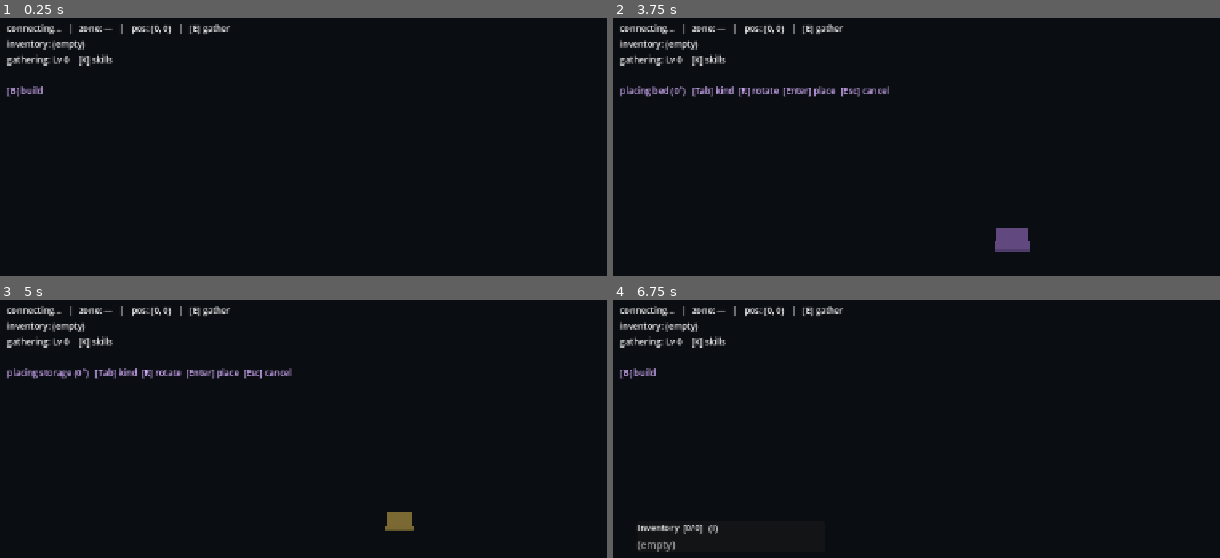
Above: before the commit, frames 1-4 (two rows, left to right).
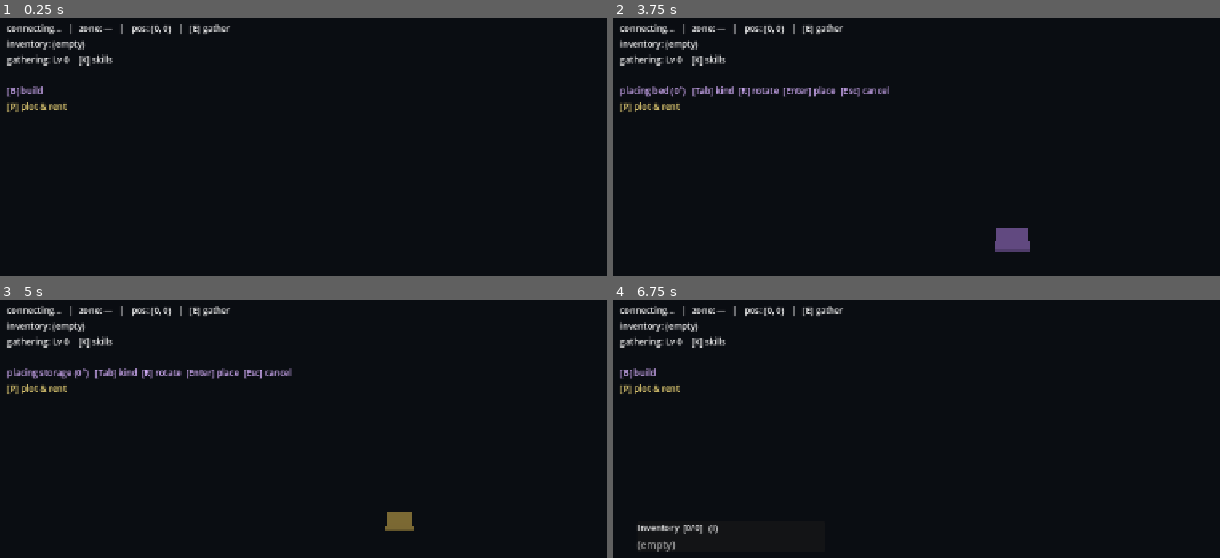
Above: after the commit, the same moments.

Repository: motagota/JESMMO
Game: Godot game, scene res://Main.tscn
Two runs of this game, one before a commit and one after it. Both use one fixed random seed, a clock stepped at 60 frames per second and the inputs below.
Inputs:
- Up to frame 1 (0.25 s): no input
- Up to frame 2 (3.75 s): tap Enter at 0.5, 2, 3.5 s; hold D 0.53-1.28 s; hold P 0.53-1.28 s; tap Space at 0.77, 1.25, 1.52, 2.75, 3.02 s; hold S 1.28-2.03 s; tap P at 1.35, 2.3, 3.05 s; hold D 2.03-2.78 s; hold F 2.03-2.78 s; hold W 2.78-3.53 s; tap E at 2.85 s; hold A from 3.53 s (still down); hold B from 3.53 s (still down)
- Up to frame 3 (5 s): keep holding A; tap Space at 3.77, 4.25, 4.52 s; tap P at 3.8, 4.55 s; release B at 4.28 s; tap Tab at 4.35 s
- Up to frame 4 (6.75 s): release A at 5.03 s; hold S 5.03-5.78 s; hold R 5.03-5.78 s; tap P at 5.3, 6.05 s; hold D 5.78-6.53 s; tap Enter at 5.85 s; tap Space at 6.02 s; hold W from 6.53 s (still down); hold P from 6.53 s (still down); tap I at 6.6 s

The runs differ from the first frame. In frame 1, 0.2% of the frame differs, in the area x 1-12%, y 32-37%; in frame 2, 0.2%; in frame 3, 0.2%; in frame 4, 0.2%.

Commit message:
Gameplay: rent system — ticker, pay/auto-pay, lapse -> reclaim (#14)
The land sink: rent must be paid periodically or a plot lapses (grace
period) then reclaims (returns to the pool), while everything the player
owned is protected. A background ticker sweeps every owned plot regardless
of connection state, auto-paying (opt-in per plot) if affordable, warning
once per due cycle, and otherwise advancing active -> lapsed -> reclaimed.

Two gaps the issue didn't resolve: no currency existed yet (added a flat
starting gold balance — no earning mechanic in Phase 1 MVP), and auto-pay
is opt-in rather than automatic-whenever-affordable, per discussion.

On reclaim, structures are demolished (despawned, dropped from each zone's
#13 proximity cache) since they belong to the land; flair is preserved,
just unattached, since it's owned by the character. Storage was never at
risk to begin with — it's character-global, not plot-scoped, per #12/#13 —
so `moved_to_storage` is legitimately always empty.

Diff:
--- a/client_godot/Main.gd
+++ b/client_godot/Main.gd
@@ -21,12 +21,15 @@
 var _skills: SkillsPanel
 var _craft: CraftPanel
 var _build_place: BuildPlace
+var _rent: RentPanel
 
 var _my_id := ""
+var _plot_id := ""
 var _seeded_position := false
 ## skill_id -> level, mirrored to the build board so it can grey gated orders.
 var _skill_levels: Dictionary = {}
 var _sleep_down := false
+var _rent_panel_down := false
 
 func _ready() -> void:
     _build_environment()
@@ -65,6 +68,9 @@
 
     _build_place = BuildPlace.new()
     add_child(_build_place)
+
+    _rent = RentPanel.new()
+    add_child(_rent)
 
     _login = Login.new()
     _login.visible = false
@@ -98,6 +104,12 @@
     if sleep and not _sleep_down and near_bed != "":
         _net.send_home_set_respawn(near_bed)
     _sleep_down = sleep
+
+    # Rent isn't tied to standing at a fixture — toggle the panel with a keypress.
+    var rent_key := Input.is_physical_key_pressed(KEY_P)
+    if rent_key and not _rent_panel_down:
+        _rent.show_panel(not _rent.visible)
+    _rent_panel_down = rent_key
 
 func _build_environment() -> void:
     var env := Environment.new()
@@ -147,6 +159,11 @@
     _net.craft_recipes.connect(func(recipes): _craft.set_recipes(recipes))
     _net.craft_made.connect(func(_recipe_id, item_id, qty): _hud.flash_gain(item_id, qty))
     _net.home_respawn_set.connect(func(_bed_id): _hud.flash_announce("Respawn point set!"))
+    _net.rent_status.connect(_on_rent_status)
+    _net.rent_warning.connect(func(_plot_id_arg, due_at): _hud.flash_announce(
+        "Rent is due soon (in %dh) — press P to pay" % maxi((due_at - int(Time.get_unix_time_from_system())) / 3600, 0)))
+    _net.rent_reclaimed.connect(func(_plot_id_arg, _moved): _hud.flash_announce(
+        "Your plot lapsed — your belongings are safe in storage, flair untouched."))
 
     _storage.do_deposit.connect(func(item_id, qty): _net.send_store_deposit(item_id, qty))
     _storage.do_withdraw.connect(func(item_id, qty): _net.send_store_withdraw(item_id, qty))
@@ -155,6 +172,8 @@
     _craft.do_craft.connect(func(recipe_id): _net.send_craft_make(recipe_id))
     _build_place.do_place.connect(func(kind, x, y, rot): _net.send_build_place(kind, x, y, rot))
     _build_place.mode_changed.connect(func(active, kind, rot): _hud.set_build_hint(active, kind, rot))
+    _rent.do_pay.connect(func(plot_id): _net.send_rent_pay(plot_id))
+    _rent.do_set_autopay.connect(func(plot_id, enabled): _net.send_rent_set_autopay(plot_id, enabled))
 
     _login.do_login.connect(func(email, pw): _save_email(email); _net.login(email, pw))
     _login.do_register.connect(func(email, pw, cname): _save_email(email); _net.register(email, pw, cname))
@@ -203,17 +222,25 @@
     _player.activate()
     _net.send_craft_list() # the recipe registry is static; pull it once per session
 
-## Gather the nearest in-range resource node (resolved from the entity manager).
-## A starter plot was (re-)assigned: draw its outline/beacon in the world, feed
-## the HUD compass, and — only on the very first grant — flash the onboarding
-## banner (#11).
-func _on_plot_assigned(_plot_id: String, district: String, bounds: Dictionary, _tier: int, just_claimed: bool) -> void:
+## A starter plot was (re-)assigned: remember its id (for rent.pay/autopay),
+## draw its outline/beacon in the world, feed the HUD compass, and — only on
+## the very first grant — flash the onboarding banner (#11).
+func _on_plot_assigned(plot_id: String, district: String, bounds: Dictionary, _tier: int, just_claimed: bool) -> void:
+    _plot_id = plot_id
     _world.show_home_plot(bounds)
     var cx := float(bounds.get("x", 0)) + float(bounds.get("w", 0)) * 0.5
     var cy := float(bounds.get("y", 0)) + float(bounds.get("h", 0)) * 0.5
     _hud.set_home(cx, cy)
     if just_claimed:
         _hud.flash_announce("Your home plot is ready, in the %s!" % district.capitalize())
+
+## Gather the nearest in-range resource node (resolved from the entity manager).
+
+## Feed a `rent.status` push (login, pay, auto-pay toggle, or a ticker-driven
+## change) to both the HUD's compact hint and the toggleable rent panel (#14).
+func _on_rent_status(plot_id: String, due_at: int, paid_through: int, state: String, auto_pay: bool, gold: int) -> void:
+    _hud.set_rent_hint(state, due_at)
+    _rent.set_status(plot_id, due_at, paid_through, state, auto_pay, gold)
 
 func _on_gather_pressed() -> void:
     var node_id := _entities.nearest_resource(_player.world_pos(), Protocol.GATHER_RANGE)
--- a/client_godot/net/NetworkClient.gd
+++ b/client_godot/net/NetworkClient.gd
@@ -33,6 +33,9 @@
 signal craft_recipes(recipes: Array)
 signal craft_made(recipe_id: String, item_id: String, qty: int)
 signal home_respawn_set(bed_id: String)
+signal rent_status(plot_id: String, due_at: int, paid_through: int, state: String, auto_pay: bool, gold: int)
+signal rent_warning(plot_id: String, due_at: int)
+signal rent_reclaimed(plot_id: String, moved_to_storage: Array)
 
 var url := "ws://127.0.0.1:8766"
 
@@ -141,6 +144,18 @@
                 int(msg.get("qty", 0)))
         Protocol.S_HOME_RESPAWN_SET:
             home_respawn_set.emit(String(msg.get("bed_id", "")))
+        Protocol.S_RENT_STATUS:
+            rent_status.emit(
+                String(msg.get("plot_id", "")),
+                int(msg.get("due_at", 0)),
+                int(msg.get("paid_through", 0)),
+                String(msg.get("state", "")),
+                bool(msg.get("auto_pay", false)),
+                int(msg.get("gold", 0)))
+        Protocol.S_RENT_WARNING:
+            rent_warning.emit(String(msg.get("plot_id", "")), int(msg.get("due_at", 0)))
+        Protocol.S_RENT_RECLAIMED:
+            rent_reclaimed.emit(String(msg.get("plot_id", "")), msg.get("moved_to_storage", []))
         _:
             pass # zone_capture and any future server messages are ignored for now
 
@@ -211,3 +226,12 @@
 ## Set a bed (must be on your own plot) as your respawn point.
 func send_home_set_respawn(bed_id: String) -> void:
     _send({"type": Protocol.C_HOME_SET_RESPAWN, "bed_id": bed_id})
+
+## Pay rent on your own plot (deducts gold server-side; validated by ownership
+## and balance).
+func send_rent_pay(plot_id: String) -> void:
+    _send({"type": Protocol.C_RENT_PAY, "plot_id": plot_id})
+
+## Toggle whether the rent ticker should auto-pay this plot when due (opt-in).
+func send_rent_set_autopay(plot_id: String, enabled: bool) -> void:
+    _send({"type": Protocol.C_RENT_SET_AUTOPAY, "plot_id": plot_id, "enabled": enabled})
--- a/client_godot/net/Protocol.gd
+++ b/client_godot/net/Protocol.gd
@@ -65,6 +65,13 @@
 const C_CRAFT_MAKE := "craft.make"
 const S_CRAFT_MADE := "craft.made"
 
+# --- gameplay: rent — ticker, pay/auto-pay, lapse -> reclaim (M4 #14) ---------
+const S_RENT_STATUS := "rent.status"
+const C_RENT_PAY := "rent.pay"
+const S_RENT_WARNING := "rent.warning"
+const S_RENT_RECLAIMED := "rent.reclaimed"
+const C_RENT_SET_AUTOPAY := "rent.set_autopay"
+
 ## Fixed footprint (world units) for each placeable home structure kind — mirrors
 ## `mmo::world::structure_footprint`. Used for the ghost preview and to keep the
 ## client's sense of "fits on the plot" in sync with the server's.
--- a/client_godot/ui/Hud.gd
+++ b/client_godot/ui/Hud.gd
@@ -11,6 +11,7 @@
 var _skill: Label
 var _gather: Label
 var _build_hint: Label
+var _rent_hint: Label
 var _gain: Label
 var _levelup: Label
 var _announce: Label
@@ -44,6 +45,9 @@
 	_build_hint = _line(box)
 	_build_hint.modulate = Color(0.85, 0.7, 1.0)
 	_build_hint.text = "[B] build"
+	_rent_hint = _line(box)
+	_rent_hint.modulate = Color(1.0, 0.9, 0.5)
+	_rent_hint.text = "[P] plot & rent"
 
 	# Floating gain feedback, centred-ish on screen.
 	_gain = Label.new()
@@ -157,6 +161,19 @@
 	else:
 		_build_hint.text = "[B] build"
 
+## Rent status hint (#14): a compact one-line readout, refreshed on every
+## `rent.status` push (login, pay, auto-pay toggle, or a ticker-driven change).
+func set_rent_hint(state: String, due_at: int) -> void:
+	var now := int(Time.get_unix_time_from_system())
+	var when := ""
+	if state == "reclaimed":
+		when = "reclaimed"
+	elif now < due_at:
+		when = "due in %dh" % maxi((due_at - now) / 3600, 0)
+	else:
+		when = "OVERDUE"
+	_rent_hint.text = "rent: %s (%s)   [P] plot & rent" % [state.capitalize(), when]
+
 func flash_gain(item_id: String, qty: int) -> void:
 	_gather.text = ""
 	_gain.text = "+%d %s" % [qty, item_id]
--- /dev/null
+++ b/client_godot/ui/Rent.gd
@@ -0,0 +1,111 @@
+## Rent panel: plot status (paid-through, due date, state), a Pay Rent button,
+## and an auto-pay checkbox. Unlike Storage/Craft (proximity-gated — you're
+## either at the fixture or not), rent is an ongoing background concern
+## independent of location, so `Main` toggles this with a keypress (P) rather
+## than proximity. Built in code; driven by `rent.status` pushes (login, and
+## after any pay/auto-pay/ticker-driven change) (#14).
+class_name RentPanel
+extends CanvasLayer
+
+signal do_pay(plot_id: String)
+signal do_set_autopay(plot_id: String, enabled: bool)
+
+var _status_label: Label
+var _gold_label: Label
+var _pay_button: Button
+var _autopay_box: CheckBox
+
+var _plot_id := ""
+var _due_at := 0
+var _paid_through := 0
+var _state := "active"
+var _auto_pay := false
+var _gold := 0
+## Suppresses the checkbox's own `toggled` signal while we set it programmatically
+## from a server push, so it doesn't loop back as a spurious `do_set_autopay`.
+var _applying_status := false
+
+func _ready() -> void:
+    layer = 8
+    visible = false
+    var panel := PanelContainer.new()
+    panel.position = Vector2(360, 360)
+    panel.custom_minimum_size = Vector2(320, 0)
+    add_child(panel)
+
+    var col := VBoxContainer.new()
+    col.add_theme_constant_override("separation", 8)
+    panel.add_child(col)
+
+    var head := Label.new()
+    head.text = "Plot & Rent  [P] close"
+    head.add_theme_font_size_override("font_size", 14)
+    col.add_child(head)
+
+    _status_label = Label.new()
+    _status_label.add_theme_font_size_override("font_size", 13)
+    col.add_child(_status_label)
+
+    _gold_label = Label.new()
+    _gold_label.add_theme_font_size_override("font_size", 13)
+    col.add_child(_gold_label)
+
+    var row := HBoxContainer.new()
+    col.add_child(row)
+    _pay_button = Button.new()
+    _pay_button.text = "Pay Rent"
+    _pay_button.pressed.connect(func(): do_pay.emit(_plot_id))
+    row.add_child(_pay_button)
+
+    _autopay_box = CheckBox.new()
+    _autopay_box.text = "Auto-pay"
+    _autopay_box.toggled.connect(func(enabled: bool):
+        if not _applying_status:
+            do_set_autopay.emit(_plot_id, enabled))
+    row.add_child(_autopay_box)
+
+    _refresh()
+
+func show_panel(p_show: bool) -> void:
+    visible = p_show
+
+func set_status(plot_id: String, due_at: int, paid_through: int, state: String, auto_pay: bool, gold: int) -> void:
+    _plot_id = plot_id
+    _due_at = due_at
+    _paid_through = paid_through
+    _state = state
+    _gold = gold
+    _applying_status = true
+    _auto_pay = auto_pay
+    _autopay_box.button_pressed = auto_pay
+    _applying_status = false
+    _refresh()
+
+func _refresh() -> void:
+    if not _status_label:
+        return
+    if _plot_id == "":
+        _status_label.text = "(no plot yet)"
+        _gold_label.text = ""
+        _pay_button.disabled = true
+        return
+    var now := int(Time.get_unix_time_from_system())
+    var state_text := _state.capitalize()
+    var when := ""
+    if _state == "reclaimed":
+        when = "— your plot was reclaimed"
+    elif now < _due_at:
+        when = "due in " + _format_span(_due_at - now)
+    else:
+        when = "overdue by " + _format_span(now - _due_at)
+    _status_label.text = "Plot %s: %s (%s)" % [_plot_id.left(8), state_text, when]
+    _gold_label.text = "Gold: %d   (rent costs gold each period)" % _gold
+    _pay_button.disabled = _state == "reclaimed"
+
+## A rough "Nd Nh" (or "Nh" under a day) span for a countdown/overdue readout.
+func _format_span(secs: int) -> String:
+    var days := secs / 86400
+    var hours := (secs % 86400) / 3600
+    if days > 0:
+        return "%dd %dh" % [days, hours]
+    return "%dh" % maxi(hours, 0)
Not shown, added: client_godot/ui/Rent.gd.uid
Not shown, changed: docs/protocol.md
Not shown, added: rust_server/migrations/0006_rent_economy.sql
Not shown, changed: rust_server/src/bin/proxy.rs
Not shown, changed: rust_server/src/bin/zone_server.rs
Not shown, changed: rust_server/src/persistence/mod.rs
Not shown, changed: rust_server/src/protocol.rs
